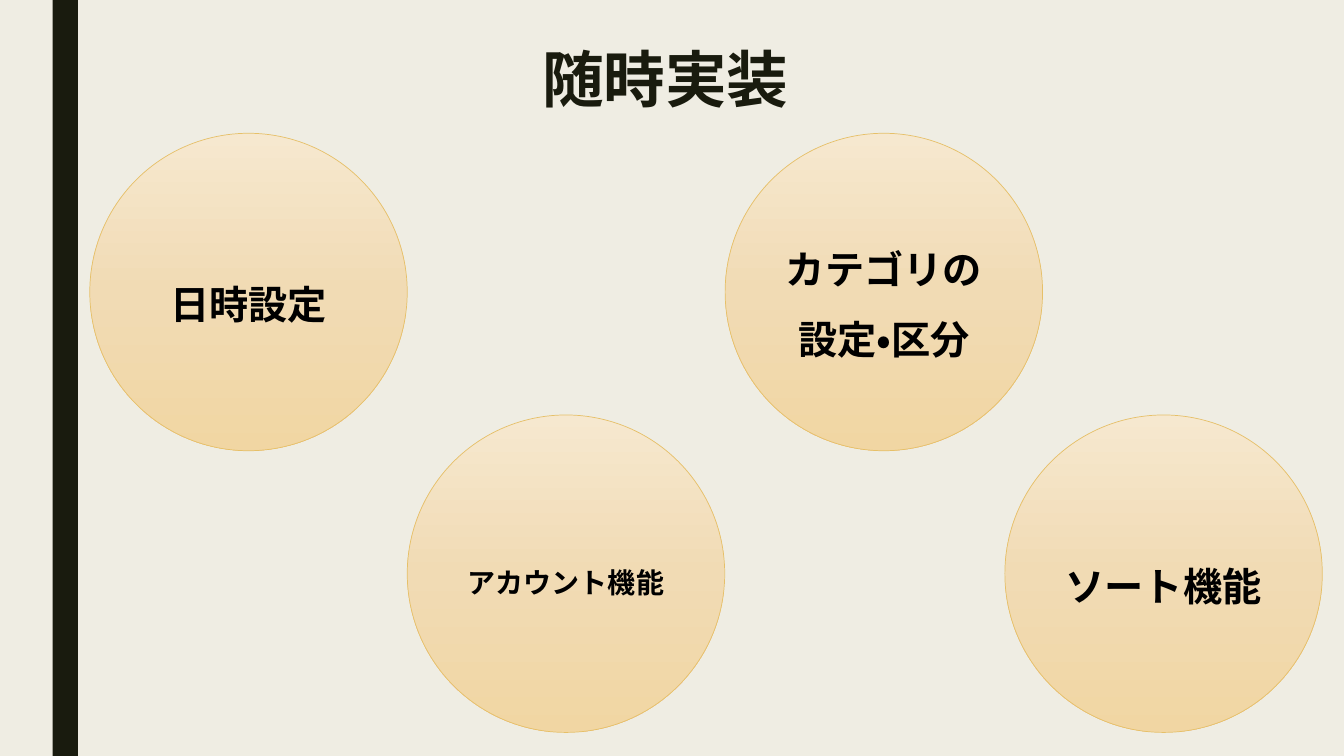
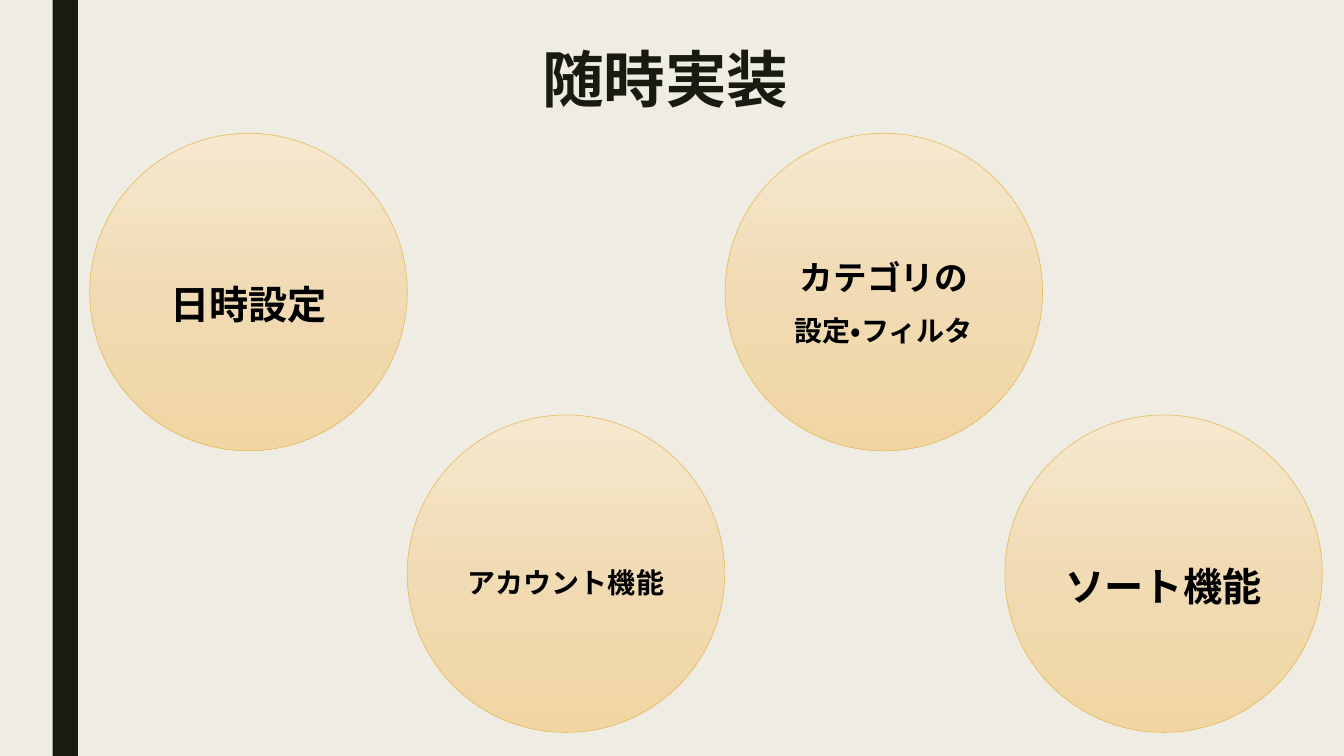
Before and after one commit to utaryu0520/mobile_utagawa2, a slide deck: slide 4 of モバイル授業_todoリスト.pptx. Drawn at 1344x756 pixels with LibreOffice and Linux fonts; fonts in the diff are those of the drawing. Boxes give left, top, right and bottom in pixels: in the first picture for what was removed or moved away, otherwise in the second. Text is boxed around its words. In the diff, an @@ line names an element or a change of style, - is before the commit and + after.

```diff
--- a/モバイル授業_todoリスト.pptx
+++ b/モバイル授業_todoリスト.pptx
@@ text in ellipse at [800,261,968,292]: size 28 to 24 pt in "カテゴリの" @@
@@ text in ellipse at [795,317,973,344]: text changed; size 28 to 20 pt @@
-設定・区分
+設定・フィルタ
```
Also in this commit, not shown: 4 other slides changed, 1 other file.
